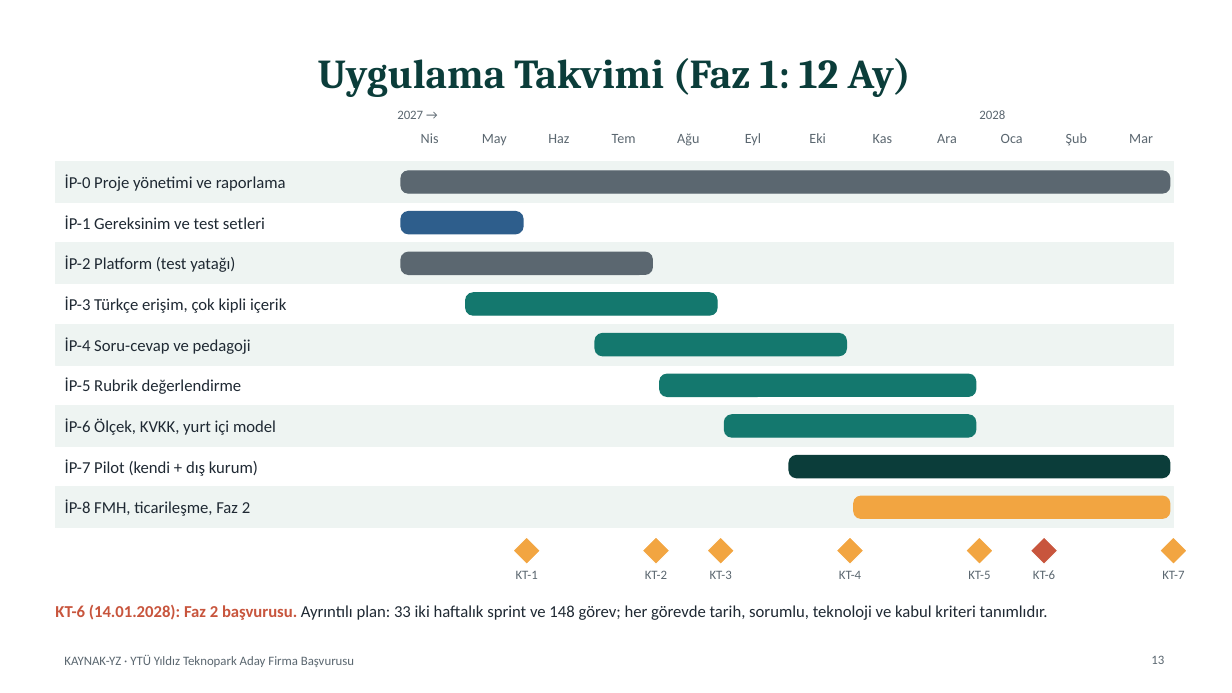
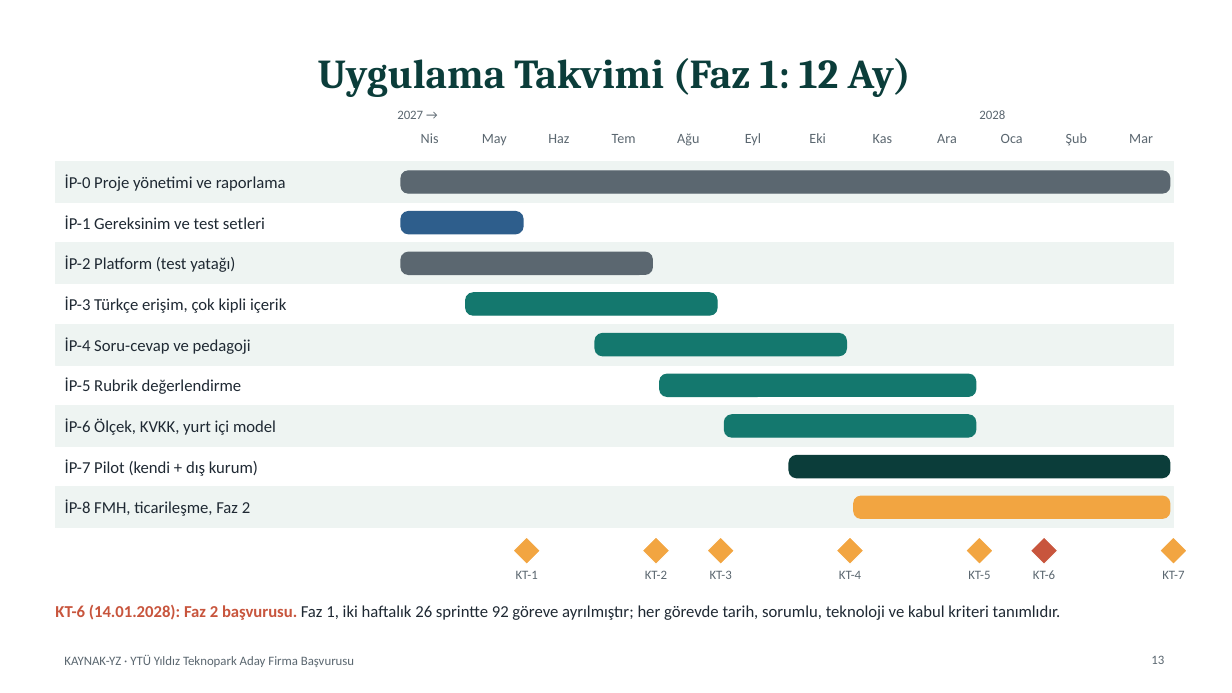
Before and after one commit to adecust/yildiz-teknopark-basvuru, a slide deck: slide 13 of teslim/KAYNAK-YZ_Firma_Proje_Sunumu.pptx. Drawn at 1232x693 pixels with LibreOffice and Linux fonts; fonts in the diff are those of the drawing. Boxes give left, top, right and bottom in pixels: in the first picture for what was removed or moved away, otherwise in the second. Text is boxed around its words. In the diff, an @@ line names an element or a change of style, - is before the commit and + after.

```diff
--- a/teslim/KAYNAK-YZ_Firma_Proje_Sunumu.pptx
+++ b/teslim/KAYNAK-YZ_Firma_Proje_Sunumu.pptx
@@ text at [55, 605, 1061, 620]: text changed @@
-KT-6 (14.01.2028): Faz 2 başvurusu. Ayrıntılı plan: 33 iki haftalık sprint ve 148 görev; her görevde tarih, sorumlu, teknoloji ve kabul kriteri tanımlıdır.
+KT-6 (14.01.2028): Faz 2 başvurusu. Faz 1, iki haftalık 26 sprintte 92 göreve ayrılmıştır; her görevde tarih, sorumlu, teknoloji ve kabul kriteri tanımlıdır.
```
Also in this commit, not shown: 4 other slides changed, 1 slide added, 12 other files.
